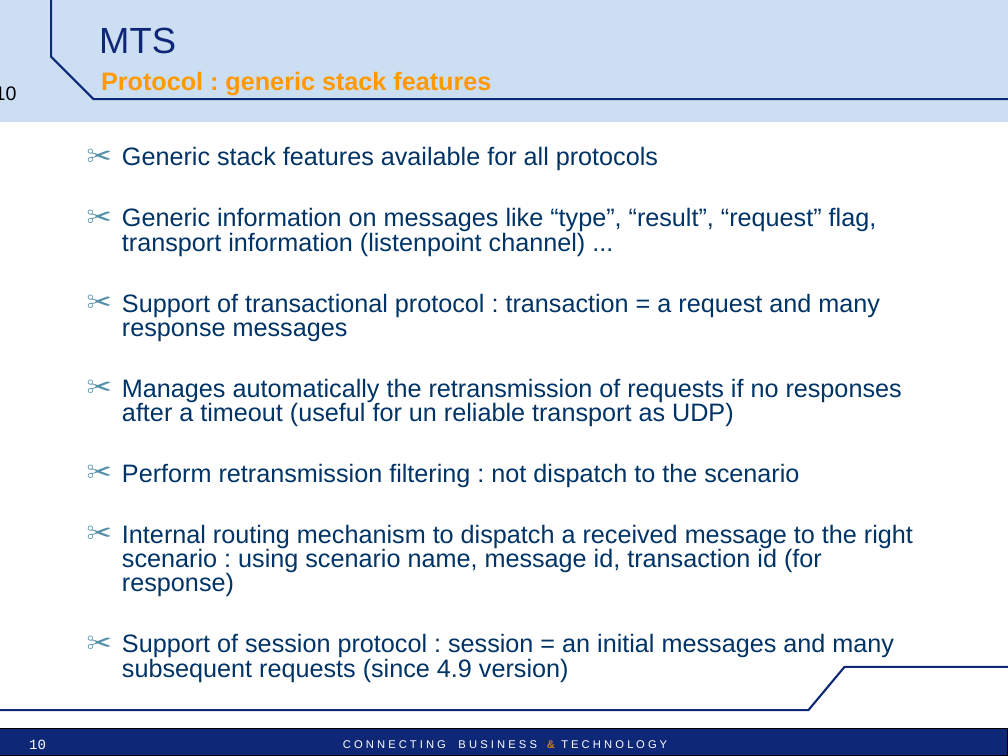
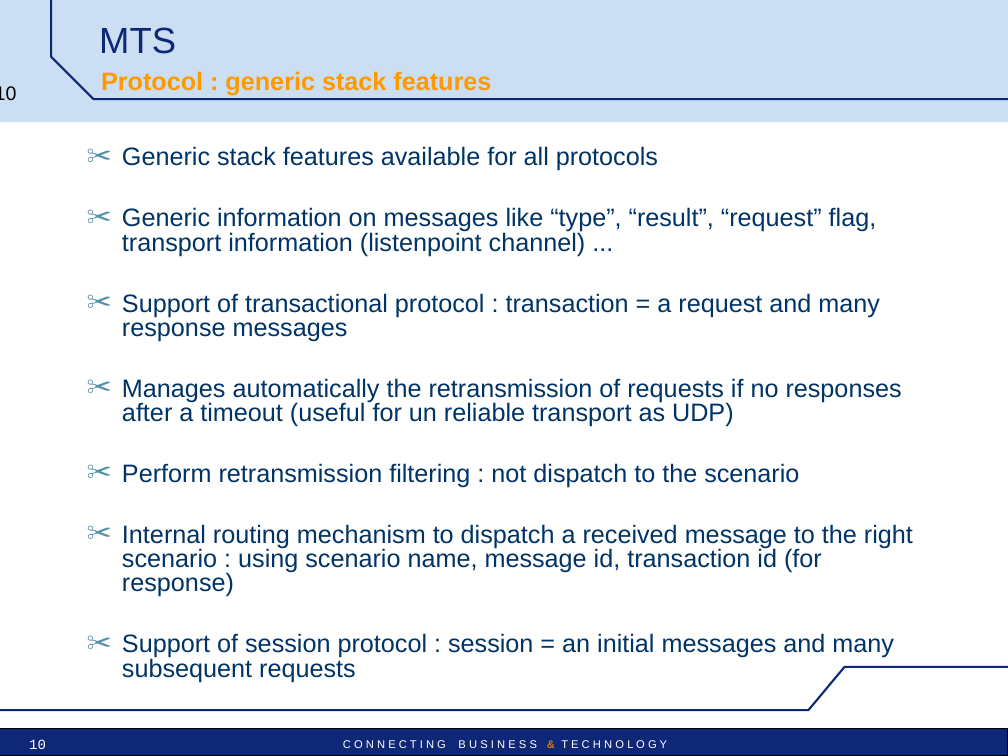
Before and after one commit to satishghiwari/mts-project, a slide deck: slide 10 of mts/src/main/doc/MTS_pres_technical.ppt. Drawn at 1008x756 pixels with LibreOffice and Linux fonts; fonts in the diff are those of the drawing; background and template pictures are left out. Boxes give left, top, right and bottom in pixels: in the first picture for what was removed or moved away, otherwise in the second. Text is boxed around its words. In the diff, an @@ line names an element or a change of style, - is before the commit and + after.

```diff
--- a/mts/src/main/doc/MTS_pres_technical.ppt
+++ b/mts/src/main/doc/MTS_pres_technical.ppt
@@ text at bbox=[122, 633, 894, 682]: text changed @@
-✂ Support of session protocol : session = an initial messages and many subsequent requests (since 4.9 version)
+✂ Support of session protocol : session = an initial messages and many subsequent requests
```
Also in this commit, not shown: 9 other slides changed, 2 slides added.
